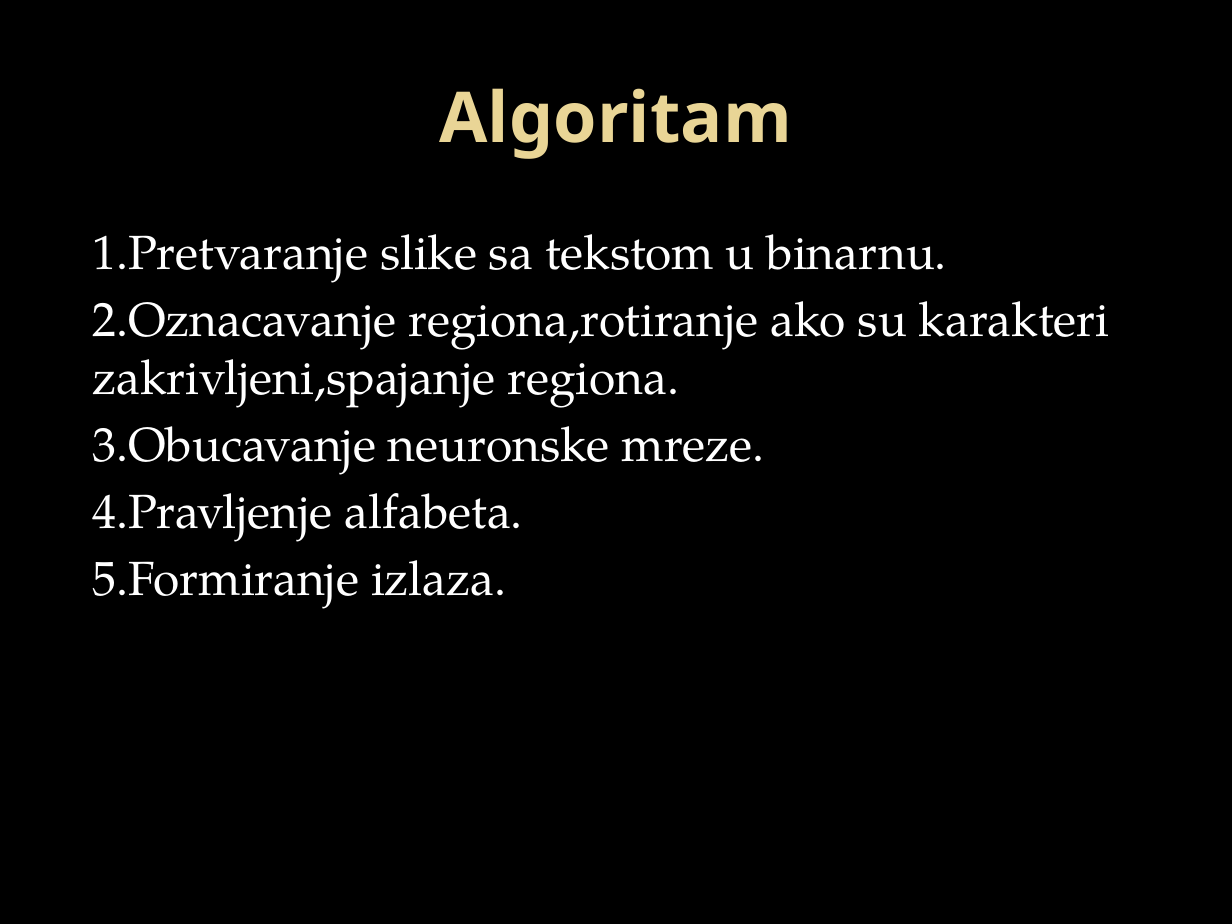
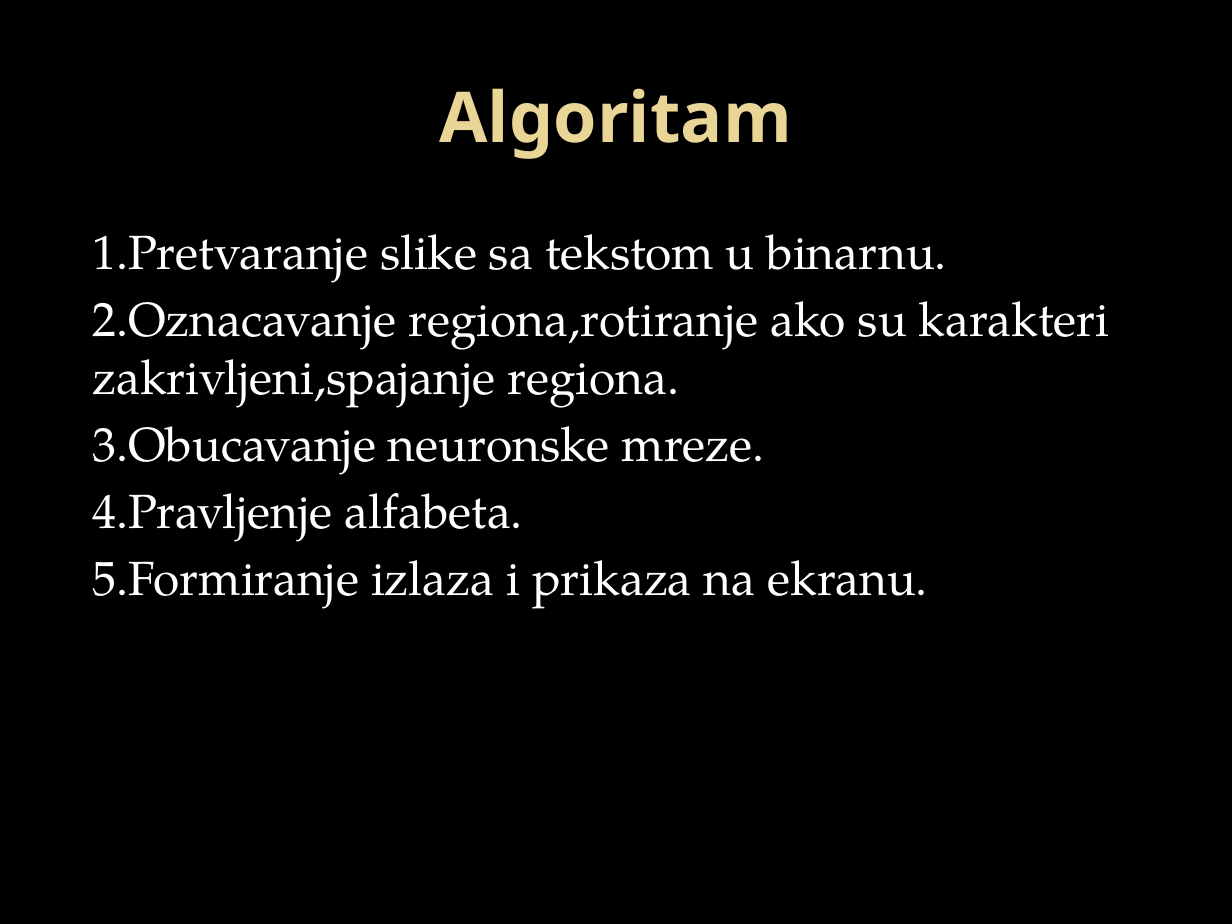
Before and after one commit to SlobodanMilutinovic/soft-projekat2, a slide deck: slide 4 of DefaultTema.pptx (slide 3 before the commit). Drawn at 1232x924 pixels with LibreOffice and Linux fonts; fonts in the diff are those of the drawing; background and template pictures are left out. Boxes give left, top, right and bottom in pixels: in the first picture for what was removed or moved away, otherwise in the second. Text is boxed around its words. In the diff, an @@ line names an element or a change of style, - is before the commit and + after.

```diff
--- a/DefaultTema.pptx
+++ b/DefaultTema.pptx
@@ text at box(92, 560, 928, 609): text changed @@
-5.Formiranje izlaza.
+5.Formiranje izlaza i prikaza na ekranu.
```
Also in this commit, not shown: 1 slide added.
